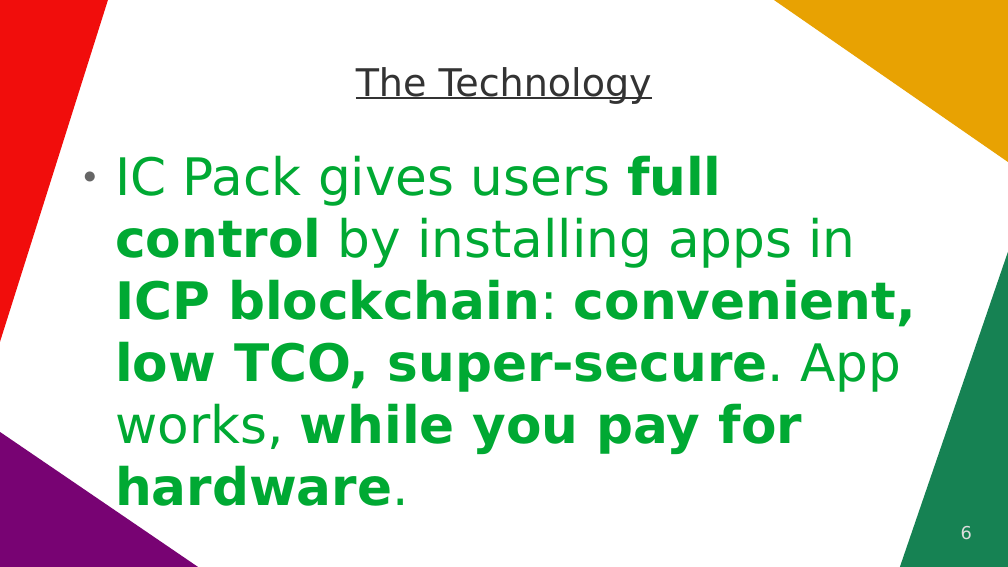
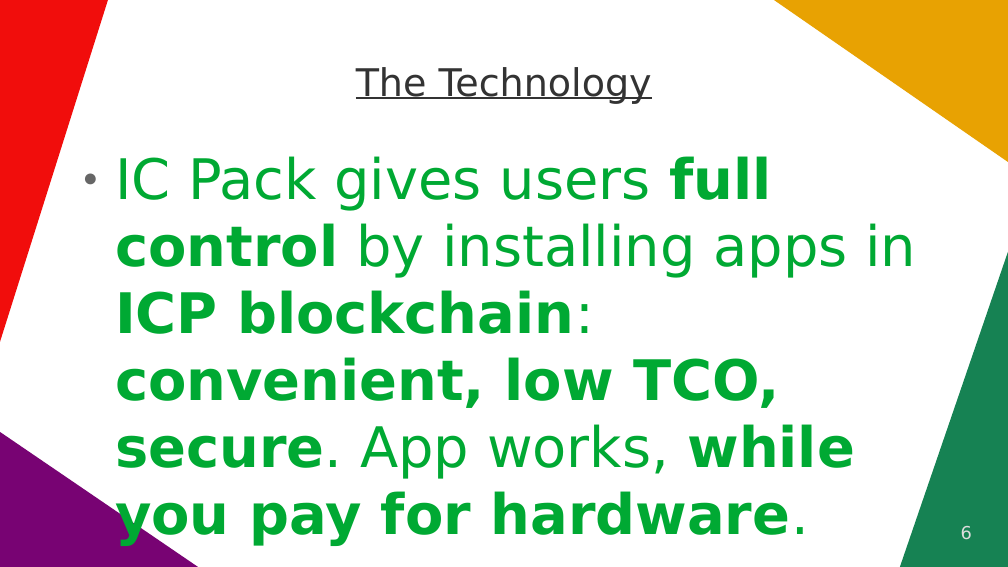
Before and after one commit to vporton/icp-package-manager, a slide deck: slide 6 of docs/long-pitchdeck.odp. Drawn at 1008x567 pixels with LibreOffice and Linux fonts; fonts in the diff are those of the drawing. Boxes give left, top, right and bottom in pixels: in the first picture for what was removed or moved away, otherwise in the second. Text is boxed around its words. In the diff, an @@ line names an element or a change of style, - is before the commit and + after.

```diff
--- a/docs/long-pitchdeck.odp
+++ b/docs/long-pitchdeck.odp
@@ text at box(115, 156, 916, 546): text changed; size 40.7 to 44 pt @@
-● IC Pack gives users full control by installing apps in ICP blockchain: convenient, low TCO, super-secure. App works, while you pay for hardware.
+● IC Pack gives users full control by installing apps in ICP blockchain: convenient, low TCO, secure. App works, while you pay for hardware.
```
Also in this commit, not shown: 1 slide added, 1 slide removed, 1 other file.
